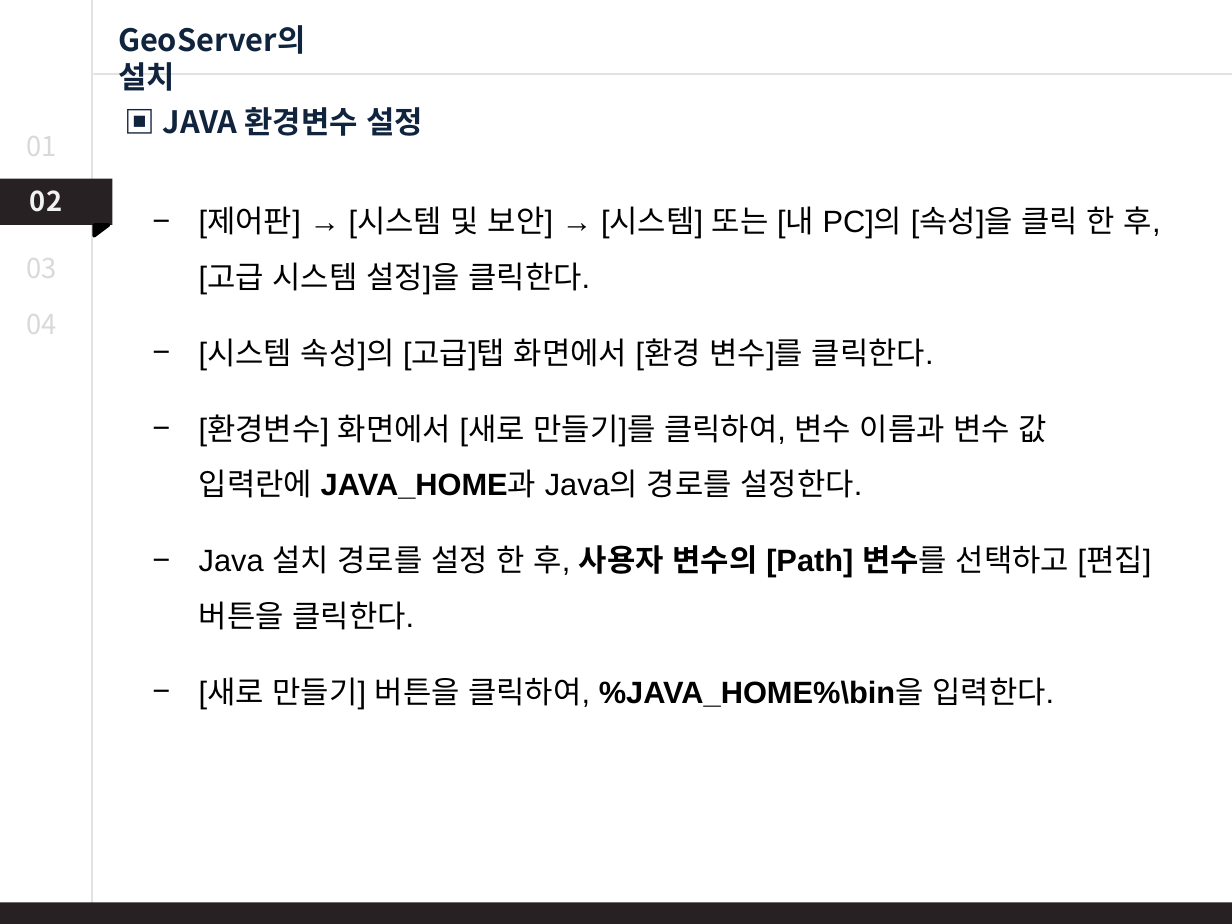
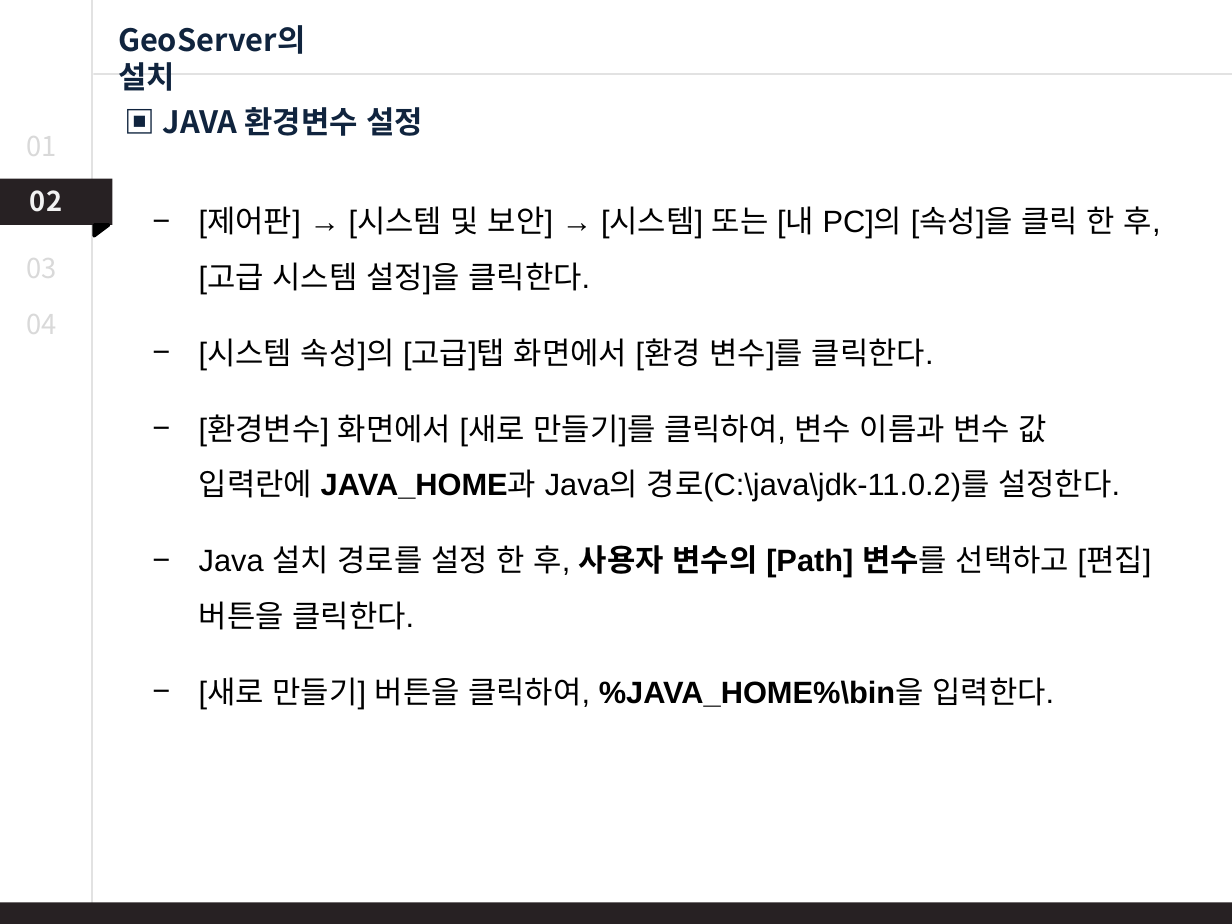
Before and after one commit to swat018/uos_geoserver, a slide deck: slide 12 of GeoServer_박진우.pptx. Drawn at 1232x924 pixels with LibreOffice and Linux fonts; fonts in the diff are those of the drawing. Boxes give left, top, right and bottom in pixels: in the first picture for what was removed or moved away, otherwise in the second. Text is boxed around its words. In the diff, an @@ line names an element or a change of style, - is before the commit and + after.

```diff
--- a/GeoServer_박진우.pptx
+++ b/GeoServer_박진우.pptx
@@ text at (x1=199, y1=414, x2=1120, y2=502): text changed @@
-− [환경변수] 화면에서 [새로 만들기]를 클릭하여, 변수 이름과 변수 값 입력란에 JAVA_HOME과 Java의 경로를 설정한다.
+− [환경변수] 화면에서 [새로 만들기]를 클릭하여, 변수 이름과 변수 값 입력란에 JAVA_HOME과 Java의 경로(C:\java\jdk-11.0.2)를 설정한다.
```
Also in this commit, not shown: 4 other slides changed, 1 slide added.
